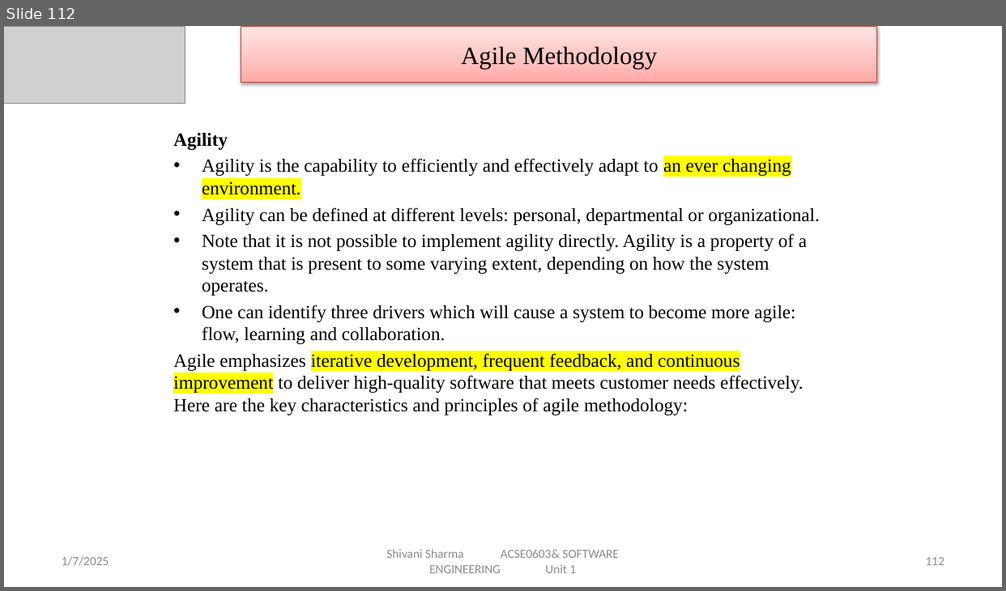
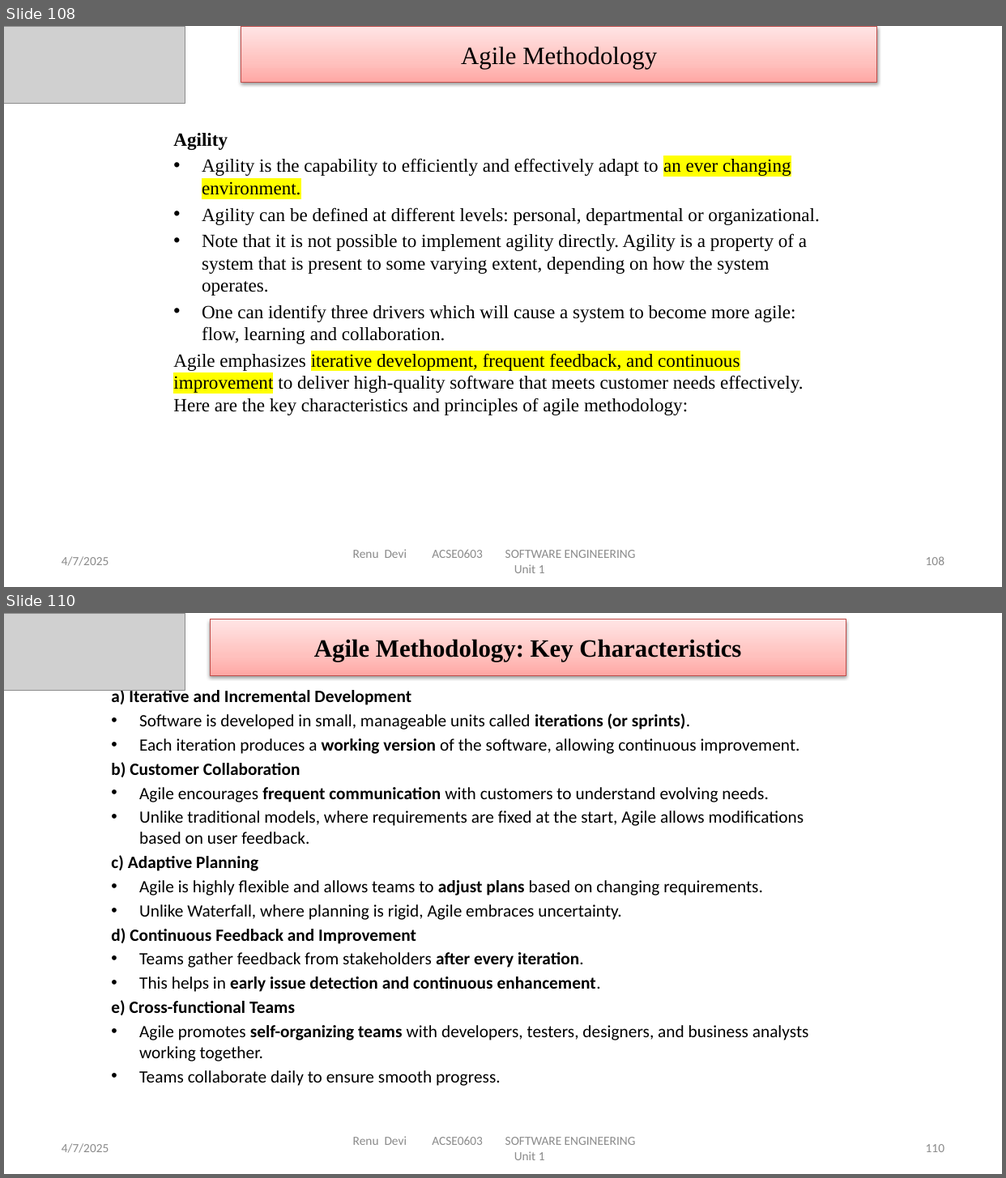
Before and after one commit to DevGoyalG/NIET-Study-Material, a slide deck: CSE (Artificial Intelligence and Machine Learning)/Third Year/Sixth Semester/PPTs/Software Engineering/SE - Unit 1.pptx. Shown one above the other, each under a label of ours: slide 112 before the commit, slides 108 and 110 after it; the slides between them are not shown. The pictures are 1006x591 and 1006x1178 pixels, drawn with LibreOffice and Linux fonts; fonts in the diff are those of the drawing; grey boxes stand for pictures. Boxes give left, top, right and bottom in pixels: in the first picture for what was removed or moved away, otherwise in the second. Text is boxed around its words. In the diff, an @@ line names an element or a change of style, - is before the commit and + after.

```diff
--- a/CSE (Artificial Intelligence and Machine Learning)/Third Year/Sixth Semester/PPTs/Software Engineering/SE - Unit 1.pptx
+++ b/CSE (Artificial Intelligence and Machine Learning)/Third Year/Sixth Semester/PPTs/Software Engineering/SE - Unit 1.pptx
@@ slide 110 added at bbox=[4, 613, 1002, 1174], background #FFFFFF @@
@@ picture added at bbox=[4, 613, 185, 691] @@
@@ rectangle added at bbox=[210, 619, 846, 675], fill gradient #FFA6A5 to #FFC0BF to #FFE7E7, outline #BF4C48 0.75 pt, 24 pt, text #000000, bold @@
+Agile Methodology: Key Characteristics
@@ text added at bbox=[111, 688, 809, 1086], 16.6 pt, text #000000 @@
+a) Iterative and Incremental Development
+• Software is developed in small, manageable units called iterations (or sprints).
+• Each iteration produces a working version of the software, allowing continuous improvement.
+b) Customer Collaboration
+• Agile encourages frequent communication with customers to understand evolving needs.
+• Unlike traditional models, where requirements are fixed at the start, Agile allows modifications based on user feedback.
+c) Adaptive Planning
+• Agile is highly flexible and allows teams to adjust plans based on changing requirements.
+• Unlike Waterfall, where planning is rigid, Agile embraces uncertainty.
+d) Continuous Feedback and Improvement
+• Teams gather feedback from stakeholders after every iteration.
+• This helps in early issue detection and continuous enhancement.
+e) Cross-functional Teams
+• Agile promotes self-organizing teams with developers, testers, designers, and business analysts working together.
+• Teams collaborate daily to ensure smooth progress.
@@ text added at bbox=[62, 1144, 109, 1153], 12 pt, text #8C8C8C @@
+4/7/2025
@@ text added at bbox=[353, 1136, 636, 1161], 12 pt, text #8C8C8C @@
+Renu Devi ACSE0603 SOFTWARE ENGINEERING Unit 1
@@ page number added at bbox=[926, 1144, 944, 1152], 12 pt, text #8C8C8C @@
+110
@@ what was slide 112 is now slide 108 @@
@@ slide 108 changed as well @@
@@ text at bbox=[62, 557, 109, 566]: text changed @@
-1/7/2025
+4/7/2025
@@ text at bbox=[353, 549, 636, 574]: text changed @@
-Shivani Sharma ACSE0603& SOFTWARE ENGINEERING Unit 1
+Renu Devi ACSE0603 SOFTWARE ENGINEERING Unit 1
@@ page number at bbox=[926, 557, 944, 565]: text changed @@
-112
+108
```
Also in this commit, not shown: 132 other slides changed, 7 other slides added, 4 slides removed, 4 other files.
